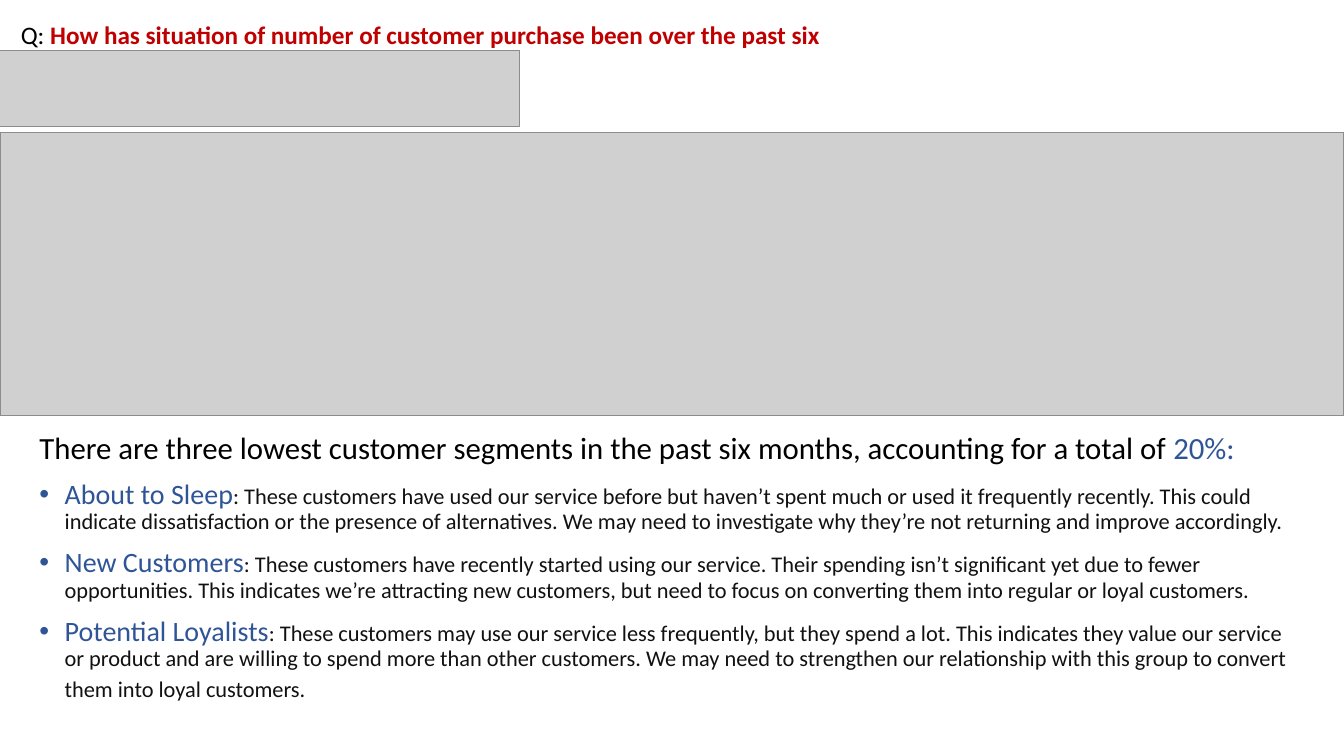
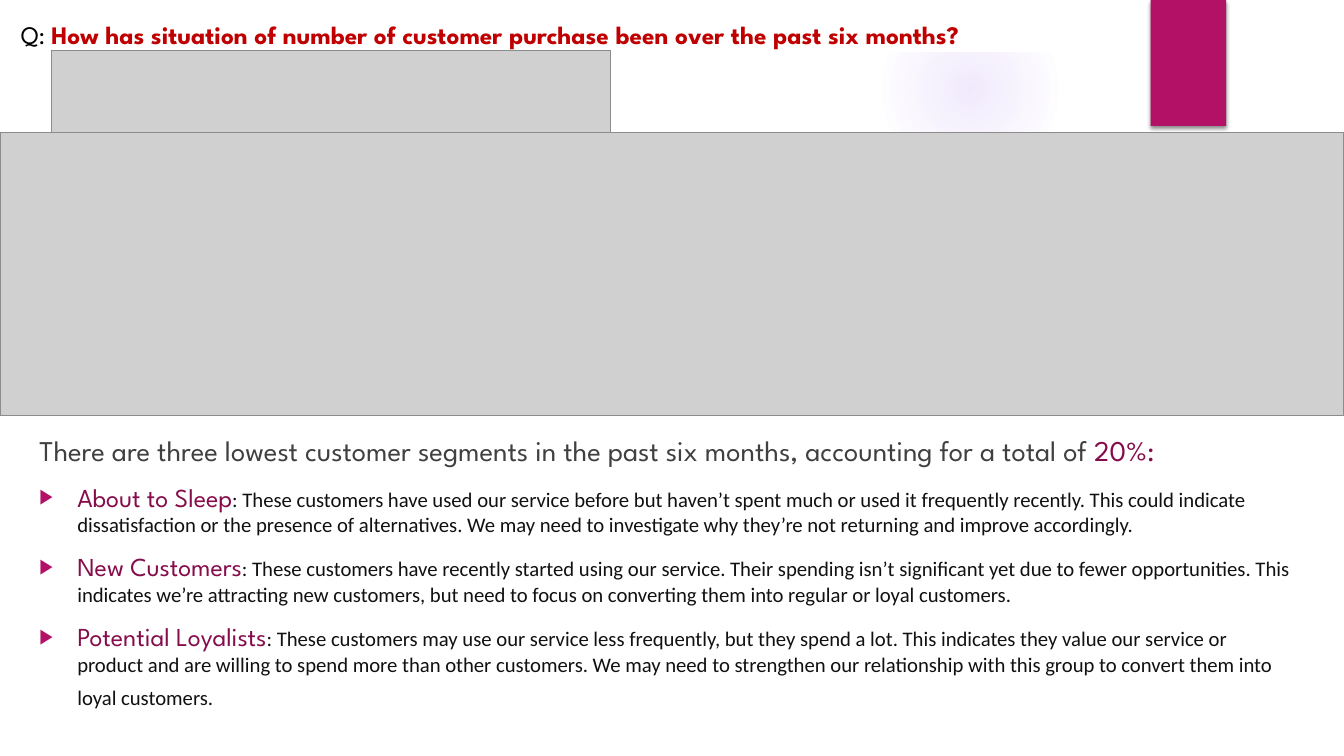
Before and after one commit to hauct/RFM-Customer-Segmentation, a slide deck: slide 10 of report/customer_segment_report.pptx. Drawn at 1344x756 pixels with LibreOffice and Linux fonts; fonts in the diff are those of the drawing; grey boxes stand for pictures; background and template pictures are left out. Boxes give left, top, right and bottom in pixels: in the first picture for what was removed or moved away, otherwise in the second. Text is boxed around its words. In the diff, an @@ line names an element or a change of style, - is before the commit and + after.

```diff
--- a/report/customer_segment_report.pptx
+++ b/report/customer_segment_report.pptx
@@ group added at bbox=[0, 0, 1344, 756]: 5 ellipses, 2 freeform shapes @@
@@ text "Q: How has situation of ..." at bbox=[21, 26, 959, 52]: font Calibri to League Spartan @@
@@ rectangle added at bbox=[1150, 0, 1226, 126], fill #B31166 @@
@@ picture: place and size @@
-picture at bbox=[0, 50, 519, 127]
+picture at bbox=[51, 50, 611, 133]
@@ text "There are three lowest customer ..." at bbox=[39, 441, 1289, 709]: size 22 to 20.4 pt, text colour #000000 to #404040 in "There are three lowest customer segments in ..."; font Calibri to League Spartan in "There are three lowest customer segments in ...", "About to Sleep:", "New Customers:", "Potential Loyalists:"; text colour #2F5597 to #860D4C in "20%:", "About to Sleep:", "New Customers:", "Potential Loyalists:"; size 20 to 18.5 pt in "About to Sleep:", "New Customers:", "Potential Loyalists:"; size 16 to 14.8 pt in "Sleep: These customers have used our service ...", "Customers: These customers have recently started using ...", "Loyalists: These customers may use our service ..."; line spacing 0.9 to 1; bullet • to ▶ @@
```
Also in this commit, not shown: 10 other slides changed, 19 other files.
